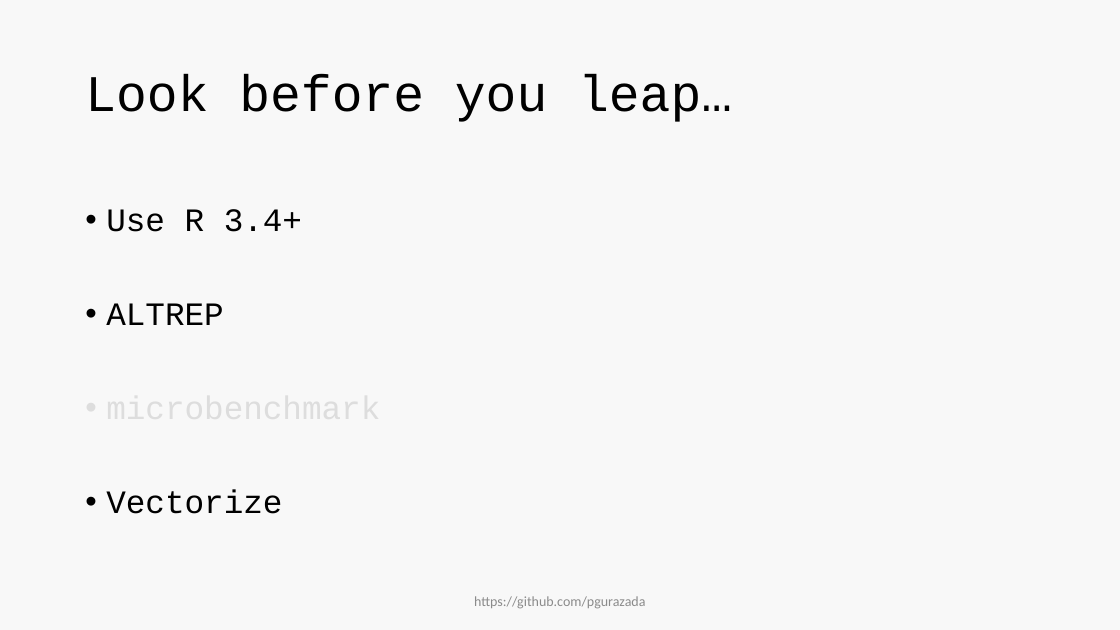
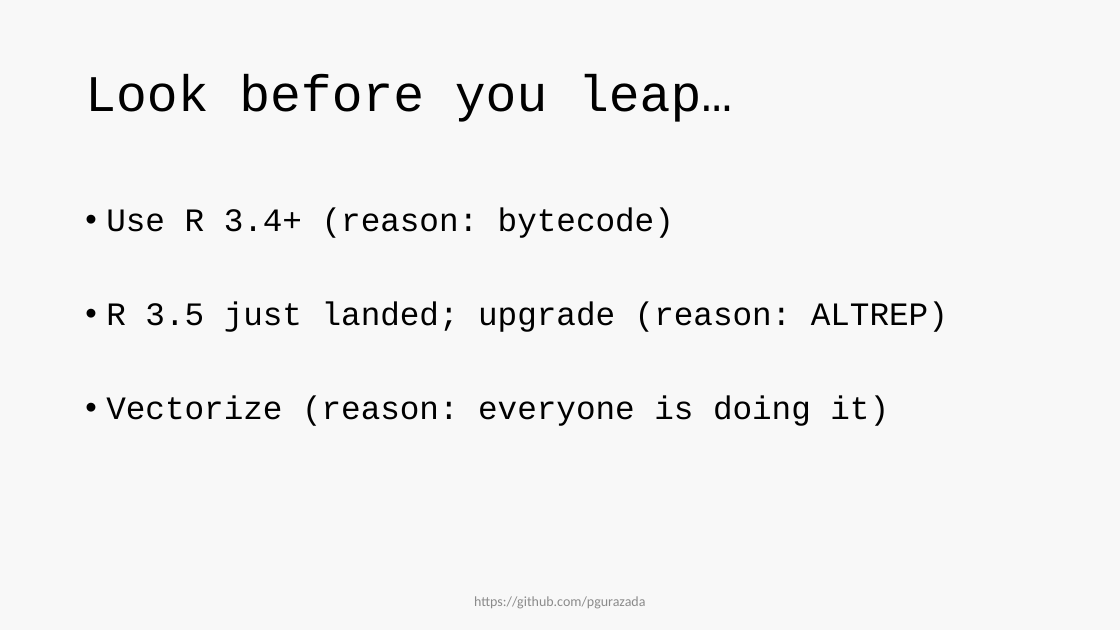
Before and after one commit to pgurazada/Talks, a slide deck: slide 11 of Rcpp/Rcpp.pptx. Drawn at 1120x630 pixels with LibreOffice and Linux fonts; fonts in the diff are those of the drawing. Boxes give left, top, right and bottom in pixels: in the first picture for what was removed or moved away, otherwise in the second. Text is boxed around its words. In the diff, an @@ line names an element or a change of style, - is before the commit and + after.

Commit message:
added final changes to slides and code

```diff
--- a/Rcpp/Rcpp.pptx
+++ b/Rcpp/Rcpp.pptx
@@ text at <box>106,207,948,426</box>: text changed @@
-• Use R 3.4+
-• ALTREP
-• microbenchmark
-• Vectorize
+• Use R 3.4+ (reason: bytecode)
+• R 3.5 just landed; upgrade (reason: ALTREP)
+• Vectorize (reason: everyone is doing it)
```
Also in this commit, not shown: 2 other slides changed, 1 slide added, 3 other files.
